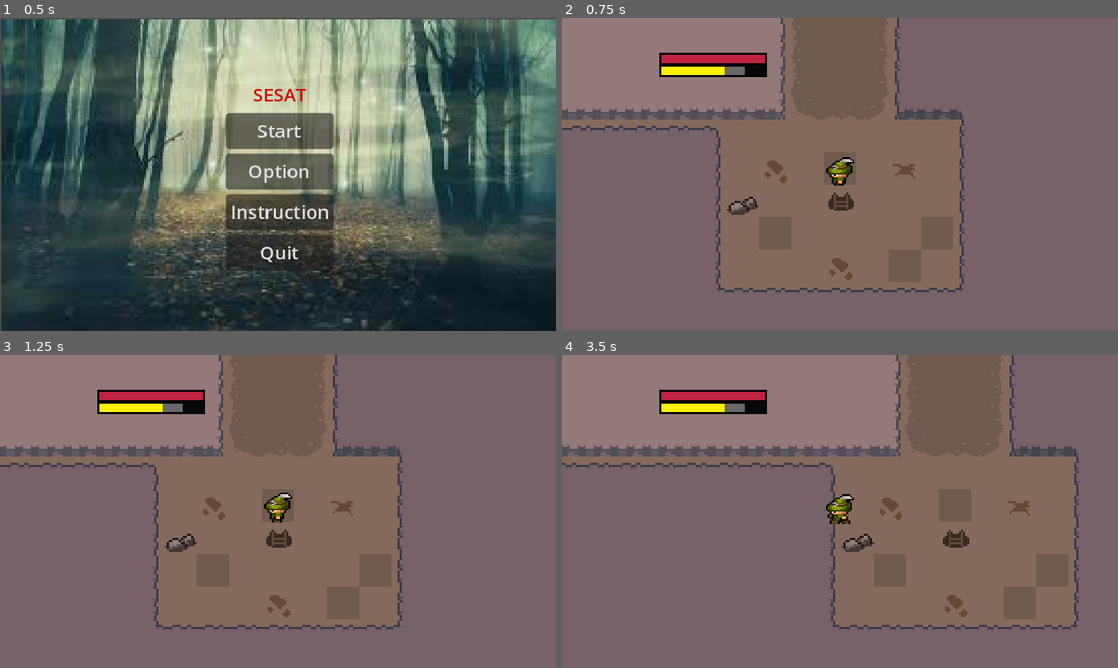
Above: before the commit, frames 1-4 (two rows, left to right).
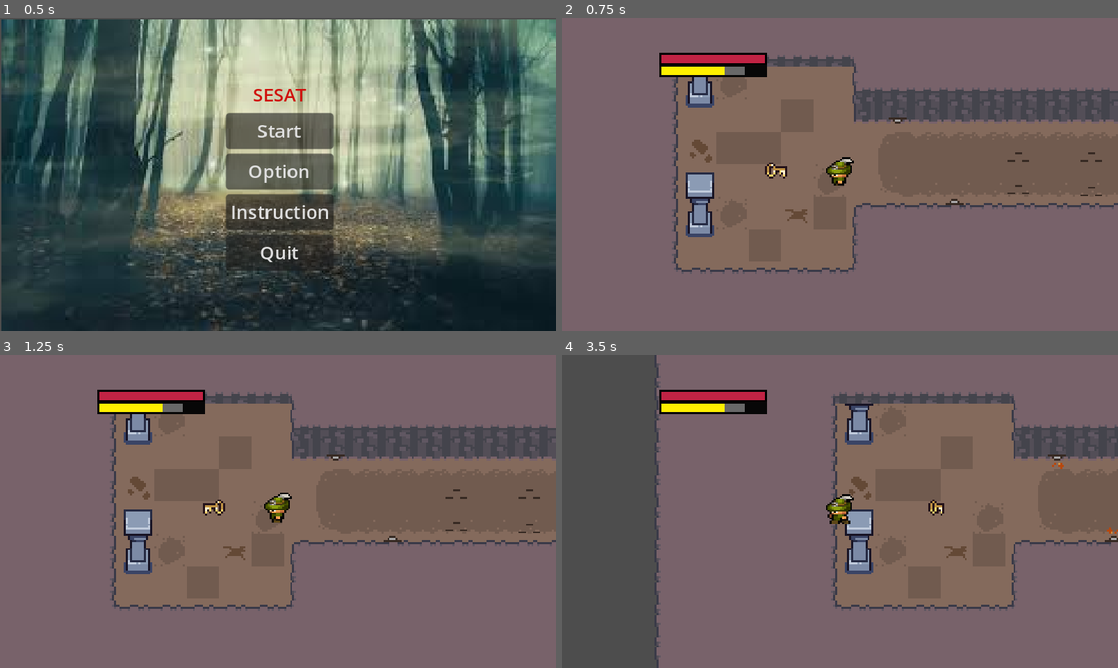
Above: after the commit, the same moments.

Repository: AGuylol/Tt6l-8
Game: Godot game, scene res://scenes/Menu_Spare.tscn
The game is run twice, just before and just after one commit, with the same random seed, the same clock (stepped at 60 frames per second) and the same inputs.
Inputs (mouse positions are in pixels of both pictures, inside the frame that each line leads up to):
- Up to frame 1 (0.5 s): no input
- Up to frame 2 (0.75 s): click "Start" at 0.5 s
- Up to frame 3 (1.25 s): no input
- Up to frame 4 (3.5 s): move the mouse to (812, 574) at 1.27 s; hold E (interaction) 1.28-2.03 s; hold Up (ui_up) 1.28-2.78 s; click (812, 574) at 1.42 s; tap Enter at 2 s; move the mouse to (1006, 558) at 2.02 s; click (1006, 558) at 2.1 s; tap E (interaction) at 2.3 s; tap Space at 2.75 s; move the mouse to (673, 464) at 2.77 s; hold A (left) from 2.78 s (still down); hold E (interaction) from 2.78 s (still down); tap Shift (dash) at 2.85 s

Frame 1 is identical in both runs. In frame 2, 28% of the frame differs, in the area x 0-100%, y 0-88%; in frame 3, 28%; in frame 4, 39%, in the area x 0-100%, y 0-100%.

Commit message:
interaction button done (need prompts)

Diff:
--- a/project.godot
+++ b/project.godot
@@ -19,6 +19,7 @@
 [autoload]
 
 global="*res://script/global.gd"
+InteractionManager="*res://scenes/interaction_manager.tscn"
 
 [display]
 
--- /dev/null
+++ b/scenes/interaction_area.tscn
@@ -0,0 +1,9 @@
+[gd_scene load_steps=2 format=3 uid="uid://b4buwlf11wj8j"]
+
+[ext_resource type="Script" path="res://script/Interaction_area.gd" id="1_4jkud"]
+
+[node name="Interaction_area" type="Area2D"]
+script = ExtResource("1_4jkud")
+
+[connection signal="body_entered" from="." to="." method="_on_body_entered"]
+[connection signal="body_exited" from="." to="." method="_on_body_exited"]
--- /dev/null
+++ b/scenes/interaction_manager.tscn
@@ -0,0 +1,18 @@
+[gd_scene load_steps=2 format=3 uid="uid://cotxqgua8wgnn"]
+
+[ext_resource type="Script" path="res://script/interaction_manager.gd" id="1_i78t7"]
+
+[node name="Interaction_manager" type="Node2D"]
+script = ExtResource("1_i78t7")
+
+[node name="Label" type="Label" parent="."]
+anchors_preset = 5
+anchor_left = 0.5
+anchor_right = 0.5
+offset_left = -54.0
+offset_right = 54.0
+offset_bottom = 23.0
+grow_horizontal = 2
+text = "[E] To interact"
+horizontal_alignment = 1
+vertical_alignment = 1
--- a/scenes/key.tscn
+++ b/scenes/key.tscn
@@ -1,59 +1,61 @@
-[gd_scene load_steps=12 format=3 uid="uid://68xdu80spkc7"]
+[gd_scene load_steps=13 format=3 uid="uid://68xdu80spkc7"]
 
 [ext_resource type="Script" path="res://script/key.gd" id="1_q3x0v"]
 [ext_resource type="Texture2D" uid="uid://mdqsmpqeg2f5" path="res://arts/dungeon/item and and trap/keys/keys_1_1.png" id="1_reejv"]
 [ext_resource type="Texture2D" uid="uid://ctv7dbopiev7n" path="res://arts/dungeon/item and and trap/keys/keys_1_2.png" id="2_l1ejr"]
 [ext_resource type="Texture2D" uid="uid://ccrajdvel5mwu" path="res://arts/dungeon/item and and trap/keys/keys_1_3.png" id="3_04rn3"]
 [ext_resource type="Texture2D" uid="uid://djv2kaqyf0rn0" path="res://arts/dungeon/item and and trap/keys/keys_1_4.png" id="4_vusm6"]
+[ext_resource type="PackedScene" uid="uid://b4buwlf11wj8j" path="res://scenes/interaction_area.tscn" id="6_1nlks"]
 
-[sub_resource type="AtlasTexture" id="AtlasTexture_elb0i"]
+[sub_resource type="AtlasTexture" id="AtlasTexture_tlvmk"]
 atlas = ExtResource("1_reejv")
 region = Rect2(0, 0, 16, 16)
 
-[sub_resource type="AtlasTexture" id="AtlasTexture_1ugwf"]
+[sub_resource type="AtlasTexture" id="AtlasTexture_pjvh7"]
 atlas = ExtResource("2_l1ejr")
 region = Rect2(0, 0, 16, 16)
 
-[sub_resource type="AtlasTexture" id="AtlasTexture_0luaw"]
+[sub_resource type="AtlasTexture" id="AtlasTexture_4atog"]
 atlas = ExtResource("3_04rn3")
 region = Rect2(0, 0, 16, 16)
 
-[sub_resource type="AtlasTexture" id="AtlasTexture_i03d1"]
+[sub_resource type="AtlasTexture" id="AtlasTexture_ldlny"]
 atlas = ExtResource("4_vusm6")
 region = Rect2(0, 0, 16, 16)
 
-[sub_resource type="SpriteFrames" id="SpriteFrames_ng37d"]
+[sub_resource type="SpriteFrames" id="SpriteFrames_t43dr"]
 animations = [{
 "frames": [{
 "duration": 1.0,
-"texture": SubResource("AtlasTexture_elb0i")
+"texture": SubResource("AtlasTexture_tlvmk")
 }, {
 "duration": 1.0,
-"texture": SubResource("AtlasTexture_1ugwf")
+"texture": SubResource("AtlasTexture_pjvh7")
 }, {
 "duration": 1.0,
-"texture": SubResource("AtlasTexture_0luaw")
+"texture": SubResource("AtlasTexture_4atog")
 }, {
 "duration": 1.0,
-"texture": SubResource("AtlasTexture_i03d1")
+"texture": SubResource("AtlasTexture_ldlny")
 }],
 "loop": true,
 "name": &"default",
 "speed": 5.0
 }]
 
-[sub_resource type="CircleShape2D" id="CircleShape2D_x7fom"]
-radius = 15.0333
+[sub_resource type="CircleShape2D" id="CircleShape2D_45wfc"]
+radius = 17.0294
 
-[node name="Area2D" type="Area2D" groups=["key"]]
+[node name="Node2D" type="Node2D"]
 script = ExtResource("1_q3x0v")
 
 [node name="AnimatedSprite2D" type="AnimatedSprite2D" parent="."]
-sprite_frames = SubResource("SpriteFrames_ng37d")
+sprite_frames = SubResource("SpriteFrames_t43dr")
 frame = 1
-frame_progress = 0.720703
+frame_progress = 0.216454
 
-[node name="CollisionShape2D" type="CollisionShape2D" parent="."]
-shape = SubResource("CircleShape2D_x7fom")
+[node name="Interaction_area" parent="." instance=ExtResource("6_1nlks")]
+action_name = "pick up"
 
-[connection signal="body_entered" from="." to="." method="_on_body_entered"]
+[node name="CollisionShape2D" type="CollisionShape2D" parent="Interaction_area"]
+shape = SubResource("CircleShape2D_45wfc")
--- a/scenes/player.tscn
+++ b/scenes/player.tscn
@@ -55,9 +55,6 @@
 	_on_attack_timeout()
 	bow_shoot()
 
-	if Input.is_action_just_pressed(\"interaction\"):
-		global.player_interaction = true
-		print(\"interaction\")
 
 	if Input.is_action_just_pressed(\"equip_bow\"):
 		if bow_equiped:
--- a/scenes/world.tscn
+++ b/scenes/world.tscn
@@ -5010,4 +5010,4 @@
 position = Vector2(484, 73)
 
 [node name="player" parent="dungeonroom1" instance=ExtResource("5_fdaxo")]
-position = Vector2(8, 154)
+position = Vector2(-3, -300)
--- a/script/Interaction_area.gd
+++ b/script/Interaction_area.gd
@@ -1,4 +1,16 @@
 extends Area2D
 class_name interaction_area
 
-@export var action_name : string = "interact"
+@export var action_name : String = "interact"
+
+var interact: Callable  = func():
+	pass
+
+
+
+func _on_body_entered(body):
+	InteractionManager.register_area(self)
+
+
+func _on_body_exited(body):
+	InteractionManager.unregistered_area(self)
--- a/script/chest.gd
+++ b/script/chest.gd
@@ -12,7 +12,7 @@
 
 
 func _on_body_entered(body):
-	if body.is_in_group("player") and "key" in global.player_inventory and global.player_interaction:
+	if body.is_in_group("player") and "key" in global.player_inventory:
 		$AnimationPlayer.play("open")
 		global.player_inventory.erase("key")
 		print(global.player_inventory)
--- a/script/global.gd
+++ b/script/global.gd
@@ -3,5 +3,3 @@
 var player_current_attack = false
 
 var player_inventory =  []
-
-var player_interaction = false
--- /dev/null
+++ b/script/interaction_manager.gd
@@ -0,0 +1,44 @@
+extends Node2D
+
+
+@onready var player = get_tree().get_first_node_in_group("player")
+@onready var label = $Label
+
+const base_text = '[e] to interact'
+
+var active_area = []
+var can_interact : bool = true
+
+func register_area(area : interaction_area):
+	active_area.push_back(area)
+
+func unregistered_area(area : interaction_area):
+	var index = active_area.find(area)
+	if index != -1:
+		active_area.remove_at(index)
+
+
+func _process(delta):
+	if active_area.size() > 0 and can_interact:
+		active_area.sort_custom(_sort_by_distance_to_player)
+		label.text = base_text + active_area[0].action_name
+		label.global_position = active_area[0].global_position
+		label.global_position.y -= 36
+		label.global_position.x -= label.size.x / 2
+		label.show()
+	else:
+		label.hide()
+
+func _sort_by_distance_to_player(area1 , area2):
+	var area1_to_player = player.global_position.distance_to(area1.global_postion)
+	var area2_to_player = player.global_position.distance_to(area2.global_postion)
+
+
+func _input(event):
+	if event.is_action_pressed("interaction") and can_interact:
+		if active_area.size() > 0:
+			can_interact = false
+			label.hide()
+
+			await active_area[0].interact.call()
+			can_interact = true
--- a/script/key.gd
+++ b/script/key.gd
@@ -1,16 +1,15 @@
-extends Area2D
+extends Node2D
 
 
-# Called when the node enters the scene tree for the first time.
+@onready var interaction_area :interaction_area = $Interaction_area
+
+
 func _ready():
 	$AnimatedSprite2D.play("default")
+	interaction_area.interact = Callable (self, "_on_pickup")
 
 
-# Called every frame. 'delta' is the elapsed time since the previous frame.
-func _process(delta):
-	pass
-
-
-func _on_body_entered(body):
-	if global.player_interaction:
-		queue_free()
+func _on_pickup():
+	global.player_inventory.append("key")
+	queue_free()
+	print(global.player_inventory)
